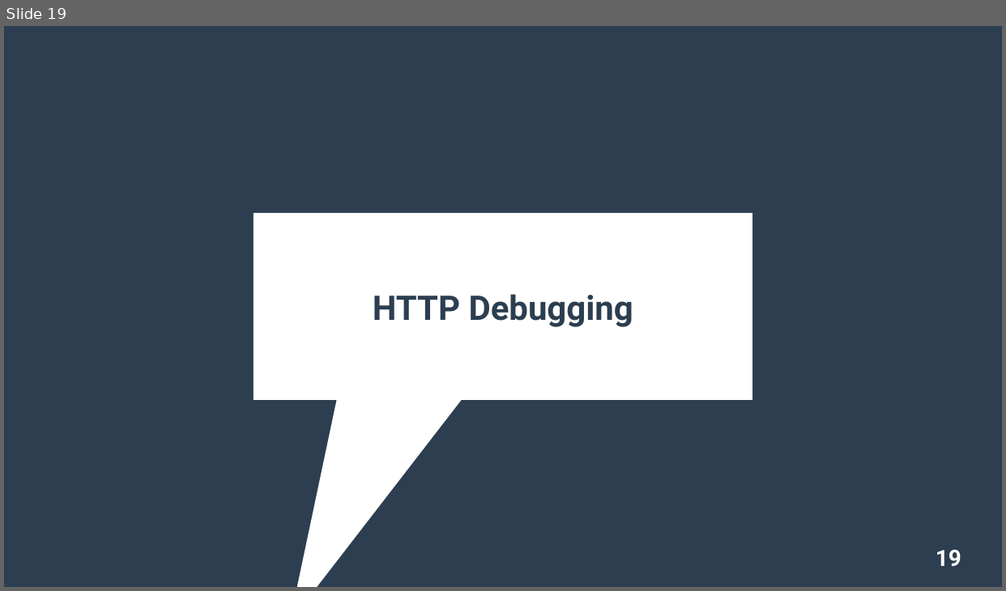
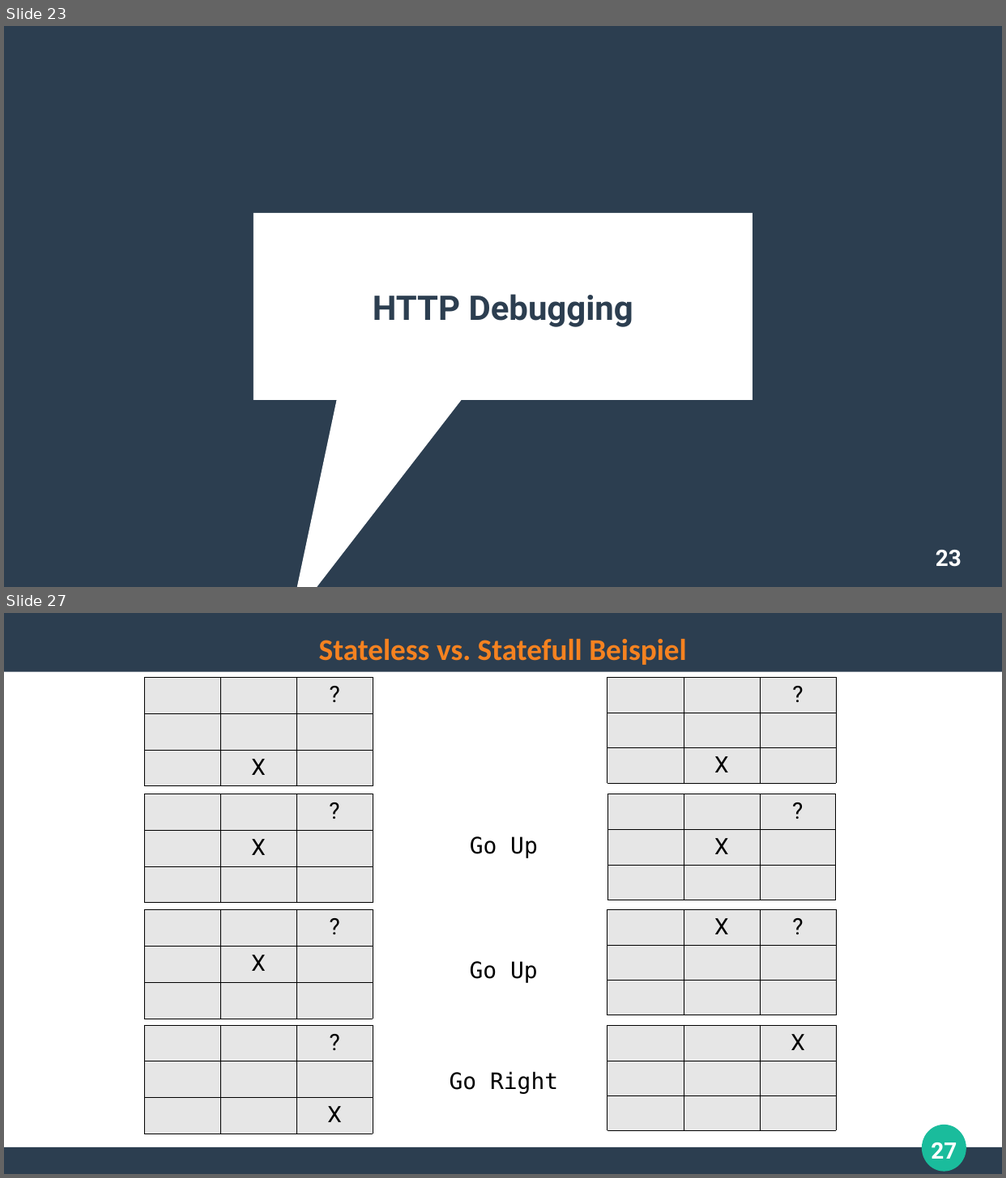
Before and after one commit to ghandmann/HS-AlbSig-WebAnwendungen2, a slide deck: Kapitel/02_HTTP.odp. Shown one above the other, each under a label of ours: slide 19 before the commit, slides 23 and 27 after it; the slides between them are not shown. The pictures are 1006x591 and 1006x1178 pixels, drawn with LibreOffice and Linux fonts; fonts in the diff are those of the drawing. Boxes give left, top, right and bottom in pixels: in the first picture for what was removed or moved away, otherwise in the second. Text is boxed around its words. In the diff, an @@ line names an element or a change of style, - is before the commit and + after.

```diff
--- a/Kapitel/02_HTTP.odp
+++ b/Kapitel/02_HTTP.odp
@@ slide 27 added at [4, 613, 1002, 1174], background #FFFFFF @@
@@ rectangle added at [4, 613, 1002, 672], fill #2C3E50 @@
@@ title added at [319, 639, 687, 665], 24 pt, text #F58220, bold @@
+Stateless vs. Statefull Beispiel
@@ table added at [144, 677, 373, 781], 3 rows, 3 columns @@
+ |  | ?
+ |  | 
+ | X | 
@@ table added at [607, 677, 835, 781], 3 rows, 3 columns @@
+ |  | ?
+ |  | 
+ | X | 
@@ table added at [144, 794, 373, 898], 3 rows, 3 columns @@
+ |  | ?
+ | X | 
+ |  | 
@@ table added at [608, 794, 836, 938], 3 rows, 3 columns @@
+ |  | ?
+ | X | 
+ |  | 
@@ text added at [470, 837, 538, 858], 18 pt, text #000000 @@
+Go Up
@@ table added at [144, 910, 373, 1014], 3 rows, 3 columns @@
+ |  | ?
+ | X | 
+ |  | 
@@ table added at [607, 910, 835, 1014], 3 rows, 3 columns @@
+ | X | ?
+ |  | 
+ |  | 
@@ text added at [470, 961, 538, 982], 18 pt, text #000000 @@
+Go Up
@@ table added at [144, 1025, 373, 1129], 3 rows, 3 columns @@
+ |  | ?
+ |  | 
+ |  | X
@@ table added at [607, 1025, 835, 1129], 3 rows, 3 columns @@
+ |  | X
+ |  | 
+ |  | 
@@ text added at [450, 1071, 558, 1093], 18 pt, text #000000 @@
+Go Right
@@ ellipse added at [923, 1125, 966, 1172], fill #1ABC9C @@
@@ page number added at [931, 1143, 957, 1159], 18 pt, text #FFFFFF, bold @@
+27
@@ rectangle added at [4, 1148, 1002, 1174], fill #2C3E50 @@
@@ what was slide 19 is now slide 23 @@
@@ page number at [936, 550, 961, 567]: text changed @@
-19
+23
```
Also in this commit, not shown: 7 slides changed, 10 other slides added.
